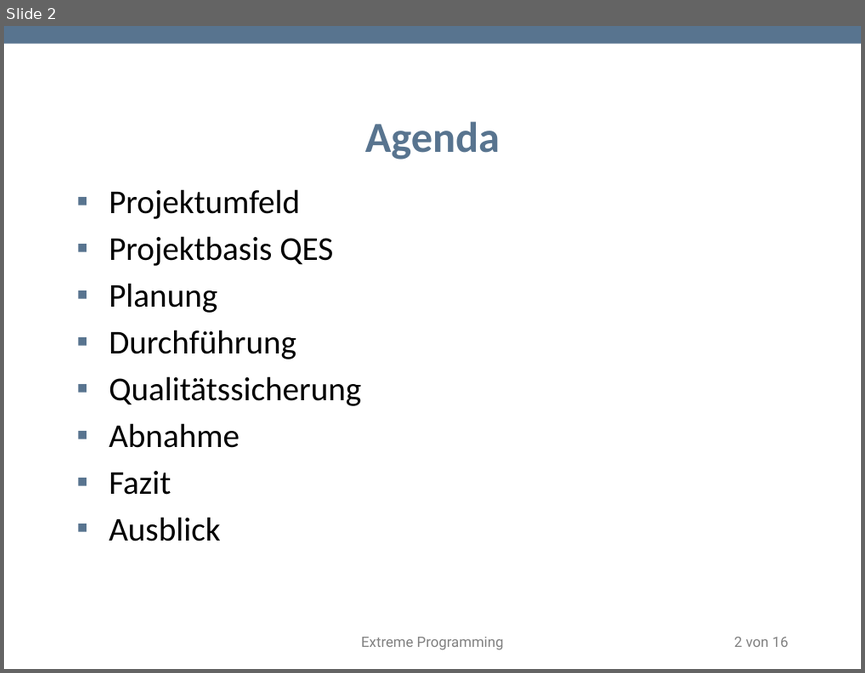
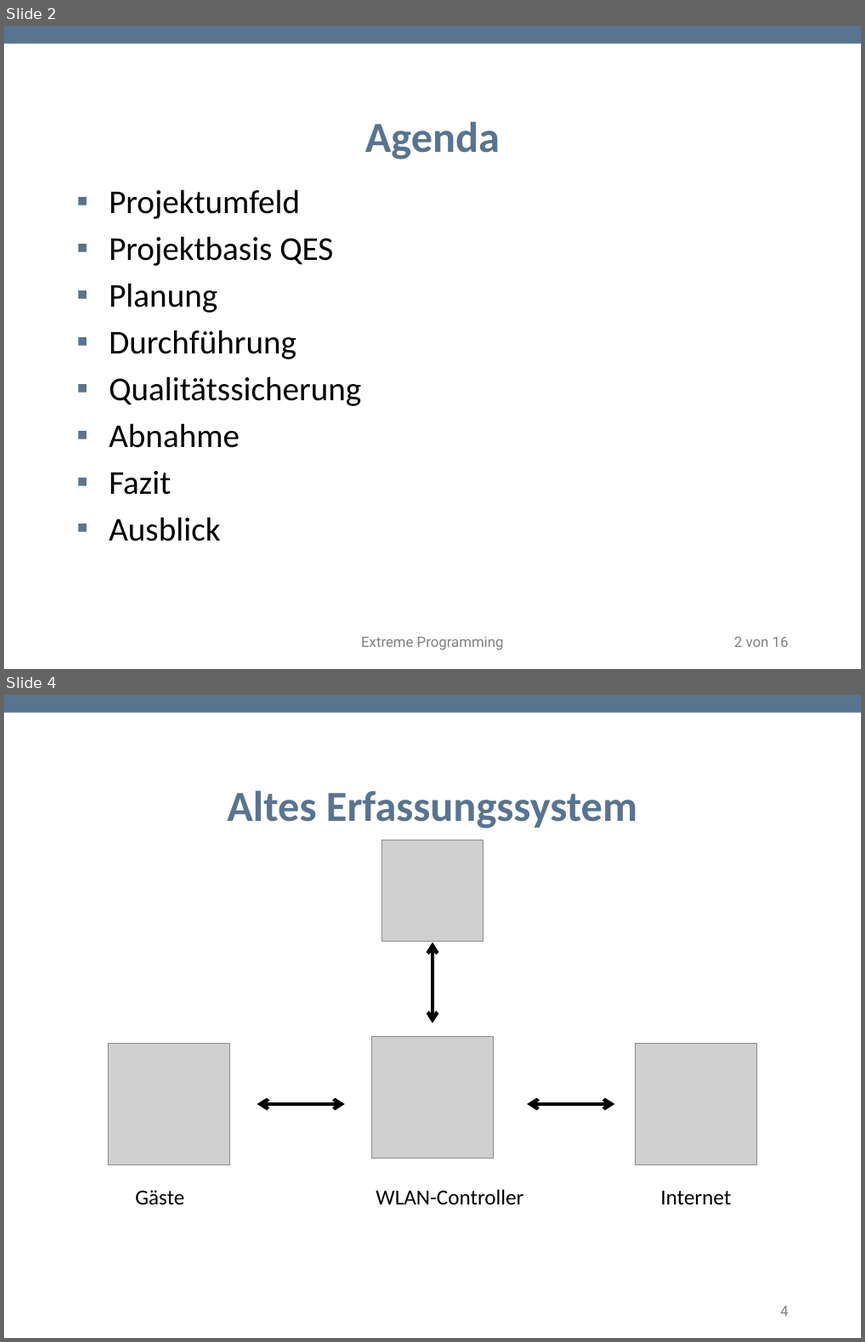
Before and after one commit to TwoHorus/dbExelExportLaravel, a slide deck: DOC/Fachgespraech.pptx. Shown one above the other, each under a label of ours: slide 2 before the commit, slides 2 and 4 after it; the slides between them are not shown. The pictures are 865x673 and 865x1342 pixels, drawn with LibreOffice and Linux fonts; fonts in the diff are those of the drawing; grey boxes stand for pictures; background and template pictures are left out. Boxes give left, top, right and bottom in pixels: in the first picture for what was removed or moved away, otherwise in the second. Text is boxed around its words. In the diff, an @@ line names an element or a change of style, - is before the commit and + after.

```diff
--- a/DOC/Fachgespraech.pptx
+++ b/DOC/Fachgespraech.pptx
@@ slide 4 added at (4,695,861,1338), background #FFFFFF; not listed: 1 template element that a slide beside it also shows @@
@@ title added at (227,790,637,828), 36 pt, text #58748F, bold @@
+Altes Erfassungssystem
@@ picture added at (382,839,483,941) @@
@@ double arrow added from (432, 941) to (432, 1023), #000000 3 pt @@
@@ picture added at (108,1043,229,1164) @@
@@ picture added at (371,1036,494,1157) @@
@@ picture added at (635,1043,756,1164) @@
@@ double arrow added from (256, 1104) to (345, 1104), #000000 3 pt @@
@@ double arrow added from (527, 1104) to (615, 1104), #000000 3 pt @@
@@ text added at (135,1190,184,1205), 18 pt, text #000000 @@
+Gäste
@@ text added at (375,1189,523,1204), 18 pt, text #000000 @@
+WLAN-Controller
@@ text added at (660,1190,731,1204), 18 pt, text #000000 @@
+Internet
@@ page number added at (780,1305,788,1315), 12 pt, text #808080 @@
+4
```
Also in this commit, not shown: 1 other slide added.
